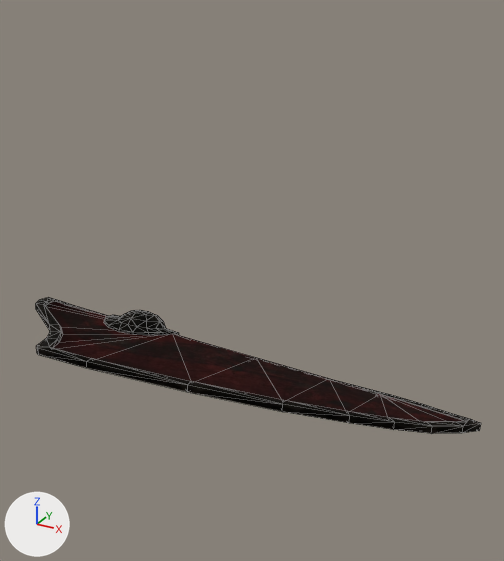
The glTF model assets/models/ITSH_SHIELD_A_LONG.glb: old version first, new version second.
Rendered twice from a 50 mm lens placed at (0.699, -0.94, 0.767), pointed at (0.105, 0.141, 0.227). The lights are fixed; the arrows at lower left show +X, +Y and +Z. Mesh edges are drawn as thin lines. Vertices at the same position are counted once.
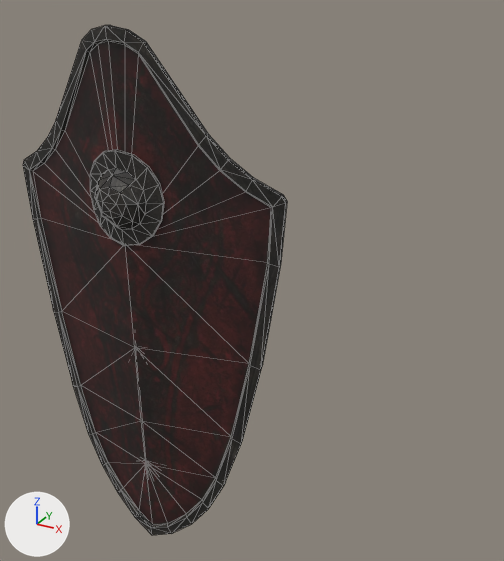
Boxes [x1, y1, x2, y2] around the edits, measured in the pictures (504 x 561 px):
'Mesh', surface changed, reshaped (41% narrower, 273% taller)
    before: [36, 297, 481, 433]
    after: [23, 25, 287, 535]

The edits, one by one:
In material '0012_SHIELD_LONG_C' (mat_0012_shield_long_c), metallic goes from 1.0 to 0.0.
In material '0012_SHIELD_LONG_C' (mat_0012_shield_long_c), roughness goes from 1.0 to 0.5.
me_mesh has 191 vertices, 360 faces and spans x -0.431..0.562, y -0.154..0.363, z -0.104..0.147.
me_mesh is used by ob_mesh; location (0.0, 0.0, 0.0).
me_mesh part 1: the whole mesh is multiplied about its middle by the matrix ((0.022, 0.893, -0.45), (-0.018, -0.449, -0.893), (-1.0, 0.028, 0.006)), then moved by (-0.093, -0.112, 0.176).
